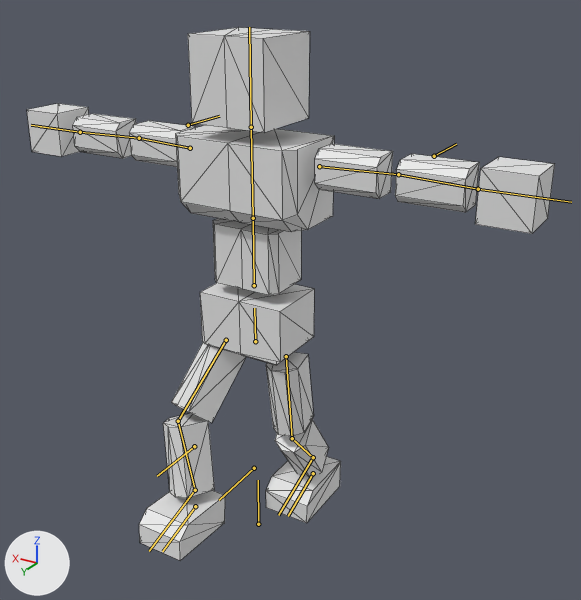
An edit to the glTF model BrowserGame/public/models/ToyQuest.glb, drawn before and after from the same camera.
The view is the same before and after, from a 50 mm camera at (-10.73, 16.07, 10.64) aimed at (-1.03, -0.09, 2.56). Lighting does not change. The marker at lower left points along +X, +Y and +Z. Both versions are drawn at frame 10 of the action '05_B_feet.walk'; the numbers are the values there. The bones that bend it are drawn over the model as lines. Mesh edges are drawn as thin lines.

Objects in the first picture: '立方体'.
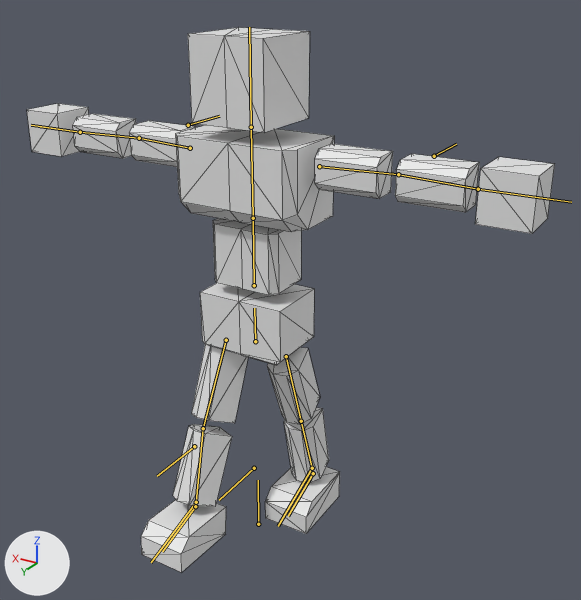
Where the change shows, as pixel boxes [x1, y1, x2, y2] in the pictures (581 x 600 px):
'立方体', posed: before [27, 28, 555, 560]; after [27, 28, 555, 572]
bone 'thighs.R', root to tip: before (286, 356) to (292, 438); after (286, 356) to (301, 421)
bone 'Shin.R', root to tip: before (292, 438) to (313, 457); after (301, 421) to (312, 468)
bone 'feet.R', root to tip: before (313, 457) to (278, 515); after (312, 468) to (278, 526)
bone 'thighs.L', root to tip: before (226, 340) to (178, 421); after (226, 340) to (203, 428)
bone 'Shin.L', root to tip: before (178, 421) to (195, 490); after (203, 428) to (196, 502)
bone 'feet.L', root to tip: before (195, 490) to (149, 551); after (196, 502) to (151, 562)

The change, as a list of edits to the scene's bpy script:
```text
Change bone_thighs_r:
    where bone_thighs_r = bpy.data.objects['アーマチュア'].pose.bones['thighs.R']  # child of '尻'
    bone_thighs_r.rotation_quaternion: (0.995, -0.041, -0.08, 0.032) -> (0.979, -0.188, -0.081, 0.016)  # degrees (-5, -9, 4) -> degrees (-22, -9, 4)
Change bone_shin_r:
    where bone_shin_r = bpy.data.objects['アーマチュア'].pose.bones['Shin.R']  # child of 'thighs.R'
    bone_shin_r.rotation_quaternion: (0.963, -0.27, 0.0, 0.0) -> (0.995, 0.096, 0.0, 0.0)  # degrees (-31, 0, 0) -> degrees (11, 0, 0)
Change bone_feet_r:
    where bone_feet_r = bpy.data.objects['アーマチュア'].pose.bones['feet.R']  # child of 'Shin.R'
    bone_feet_r.rotation_quaternion: (0.948, 0.308, 0.029, -0.082) -> (0.992, 0.094, 0.013, -0.082)  # degrees (36, 6, -8) -> degrees (11, 2, -9)
Change bone_thighs_l:
    where bone_thighs_l = bpy.data.objects['アーマチュア'].pose.bones['thighs.L']  # child of '尻'
    bone_thighs_l.rotation_quaternion: (-0.901, -0.343, -0.263, 0.001) -> (-0.939, -0.186, -0.285, -0.036)  # degrees (45, 28, 12) -> degrees (26, 31, 12)
Change bone_shin_l:
    where bone_shin_l = bpy.data.objects['アーマチュア'].pose.bones['Shin.L']  # child of 'thighs.L'
    bone_shin_l.rotation_quaternion: (0.95, -0.308, 0.0, 0.0) -> (0.997, 0.016, 0.0, 0.0)  # degrees (-36, 0, 0) -> degrees (2, 0, 0)
Change bone_feet_l:
    where bone_feet_l = bpy.data.objects['アーマチュア'].pose.bones['feet.L']  # child of 'Shin.L'
    bone_feet_l.rotation_quaternion: (0.963, -0.012, -0.171, 0.2) -> (0.941, -0.165, -0.139, 0.251)  # degrees (-6, -19, 24) -> degrees (-23, -10, 32)
```
